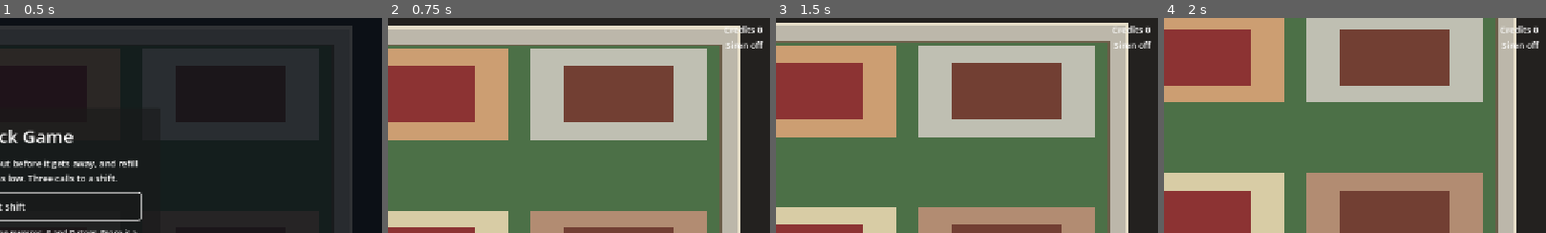
Above: before the commit, frames 1-4 (left to right).
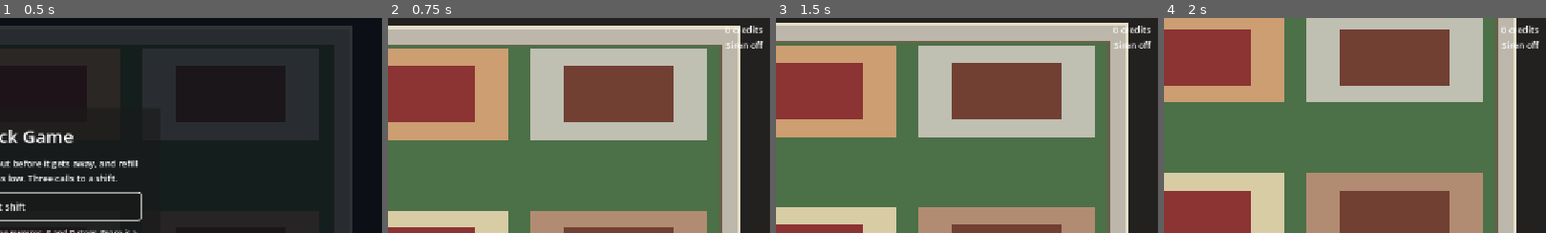
Above: after the commit, the same moments.

Repository: jbone707/firetruckgame
Game: Godot game, scene res://scenes/Main.tscn
Two runs of this game, one before a commit and one after it. Both use one fixed random seed, a clock stepped at 60 frames per second and the inputs below.
Inputs (mouse positions are % of the whole screen's width and height, from its top left):
- Up to frame 1 (0.5 s): no input
- Up to frame 2 (0.75 s): click "Start shift" at 0.5 s
- Up to frame 3 (1.5 s): tap Enter at 1.25 s; move the mouse to (72, 45) at 1.27 s; hold D (steer_right) from 1.28 s (still down); hold W (drive_throttle) from 1.28 s (still down)
- Up to frame 4 (2 s): keep holding D (steer_right); keep holding W (drive_throttle)
The pictures show only the part of the screen within x 50-100%, y 9-59%; the shares and areas given below are measured in that part.

Frame 1 is identical in both runs. In frame 2, 0.2% of the frame differs, in the area x 88-98%, y 3-8%; in frame 3, 0.2%; in frame 4, 0.2%.

Commit message:
Part 3: results, shop and HUD finish
Results screen. The takings are itemised instead of summarised in a sentence:
calls cleared with what they paid, the shift bonus on its own line (labelled
"not earned" and showing 0 credits when it was not), a rule, then the total
banked. A player who cleared two calls and then lost the third keeps the call
money and not the bonus, and the screen now shows that rather than leaving them
to do the arithmetic. One primary action, "Start another shift", which takes
focus; the shop sits below it.

Shop. States what it does in numbers, "Tank capacity 100 to 125 units", its
price and the player's balance, and exactly three button states in words: "Buy
bigger tank", "Owned", "Not enough credits". Disabled in the last two, never
hidden, because a control that vanishes when you cannot afford it leaves the
player wondering whether they missed something. The rule is a static function,
GameUI.upgrade_button_state, so what the player is allowed to do can be checked
without building a scene, and owned deliberately beats broke.

Keyboard. Each panel focuses its primary button when it opens, so Enter
activates the obvious thing. Escape now backs out of the shop to the results
screen; it could previously only pause a running game, so from the shop it did
nothing at all. There is no path from Escape into a running game: the shop is
only reachable once a shift is over.

Copy. One formatter for money, GameUI.format_credits, so "350 credits" reads the
same on the HUD and both panels, and "1 credit" is singular. Two stale initial
labels fixed ("Credits 0" and a hardcoded "Time left 2:00"), and GameSession's
underfunded message no longer shows a bare number.

A conflict worth naming: the prompt asked for Title Case buttons, but AGENTS.md
section 10 puts buttons in sentence case and says the decision is settled and
not to reopen it. The instruction was to hold the panels to AGENTS.md's rules,
so AGENTS.md wins and the buttons are sentence case. Panel titles are Title
Case, no terminal periods, and no internal identifier reaches a screen.

Layout at 1280x720 and 960x540 was NOT seen. The anchors were inspected instead:
every HUD element is anchored to a corner or in a container with no fixed pixel
positions, the panels are a CenterContainer around a PanelContainer that sizes
to its content, and project.godot stretches canvas_items with an expand aspect.
That is a reading of the code, not an observation of the screen.

Verified: two new unit methods on the button states and the money formatter,
extending the existing purchase test rather than mirroring it; run_tests.gd 45
methods exit 0; run_physics_tests.gd 54 checks exit 0, the full-shift check
still paying exactly 350 through the rewritten results screen.

Co-Authored-By: Claude Opus 5 <noreply@anthropic.com>

Diff:
--- a/scripts/GameSession.gd
+++ b/scripts/GameSession.gd
@@ -174,7 +174,7 @@
 	if save_manager.tank_upgrade_owned:
 		return "You already own this upgrade"
 	if save_manager.credits < balance.tank_upgrade_cost:
-		return "Not enough credits, you need %d" % balance.tank_upgrade_cost
+		return "Not enough credits, this costs %d credits" % balance.tank_upgrade_cost
 	if not save_manager.purchase_tank_upgrade(balance.tank_upgrade_cost):
 		return "The purchase could not be completed"
 	credits_changed.emit(save_manager.credits)
--- a/scripts/GameUI.gd
+++ b/scripts/GameUI.gd
@@ -41,9 +41,14 @@
 var _results_detail: Label
 var _shop_panel: Control
 var _shop_status: Label
-var _shop_owned: Label
+var _shop_effect: Label
+var _shop_price: Label
 var _buy_button: Button
 var _results_shop_button: Button
+var _results_again_button: Button
+var _results_calls_row: Array
+var _results_bonus_row: Array
+var _results_banked_row: Array
 var _shop_back_button: Button
 
 var _arrow: Control
@@ -137,9 +142,9 @@
 
 	_call_label = _make_label("Call 1 of 3", 18)
 	_call_label.horizontal_alignment = HORIZONTAL_ALIGNMENT_RIGHT
-	_margin_label = _make_label("Time left 2:00")
+	_margin_label = _make_label("Time left 0:00")
 	_margin_label.horizontal_alignment = HORIZONTAL_ALIGNMENT_RIGHT
-	_credits_label = _make_label("Credits 0")
+	_credits_label = _make_label(format_credits(0))
 	_credits_label.horizontal_alignment = HORIZONTAL_ALIGNMENT_RIGHT
 	_siren_label = _make_label("Siren off")
 	_siren_label.horizontal_alignment = HORIZONTAL_ALIGNMENT_RIGHT
@@ -245,13 +250,47 @@
 	_results_detail.horizontal_alignment = HORIZONTAL_ALIGNMENT_CENTER
 	rows.add_child(_results_detail)
 
+	# The takings, itemised. One line each, label left and figure right, so the
+	# bonus is visibly a separate thing that was or was not earned rather than a
+	# number folded into a total the player has to take on trust.
+	_results_calls_row = _make_figure_row()
+	_results_bonus_row = _make_figure_row()
+	_results_banked_row = _make_figure_row()
+	rows.add_child(_results_calls_row[0])
+	rows.add_child(_results_bonus_row[0])
+	rows.add_child(_make_rule())
+	rows.add_child(_results_banked_row[0])
+
+	# One clear next action. Starting another shift is what a player almost
+	# always wants, so it is the primary and it takes focus; the shop is the
+	# considered choice and sits below it.
+	_results_again_button = _make_button("Start another shift")
+	_results_again_button.pressed.connect(func() -> void: start_shift_pressed.emit())
+	rows.add_child(_results_again_button)
+
 	_results_shop_button = _make_button("Open the shop")
 	_results_shop_button.pressed.connect(func() -> void: open_shop_pressed.emit())
 	rows.add_child(_results_shop_button)
 
-	var again_button: Button = _make_button("Start another shift")
-	again_button.pressed.connect(func() -> void: start_shift_pressed.emit())
-	rows.add_child(again_button)
+
+## A label on the left and a figure on the right, the pattern every money line
+## on the results screen uses so the numbers form a column.
+func _make_figure_row() -> Array:
+	var row := HBoxContainer.new()
+	var label := _make_label("")
+	label.size_flags_horizontal = Control.SIZE_EXPAND_FILL
+	var figure := _make_label("")
+	figure.horizontal_alignment = HORIZONTAL_ALIGNMENT_RIGHT
+	row.add_child(label)
+	row.add_child(figure)
+	return [row, label, figure]
+
+
+func _make_rule() -> Control:
+	var rule := ColorRect.new()
+	rule.color = Color(1.0, 1.0, 1.0, 0.18)
+	rule.custom_minimum_size = Vector2(0.0, 1.0)
+	return rule
 
 
 func _build_shop_panel() -> void:
@@ -260,14 +299,16 @@
 	var rows: VBoxContainer = built[1]
 
 	var description := _make_label(
-		"Bigger tank. Adds 25 percent to your water capacity, permanently."
-		+ " It applies from your next shift."
+		"A bigger water tank, bought once and kept. It applies from your next shift."
 	)
 	description.autowrap_mode = TextServer.AUTOWRAP_WORD_SMART
 	rows.add_child(description)
 
-	_shop_owned = _make_label("")
-	rows.add_child(_shop_owned)
+	# What it does and what it costs, in numbers, above the button that does it.
+	_shop_effect = _make_label("", 18)
+	rows.add_child(_shop_effect)
+	_shop_price = _make_label("")
+	rows.add_child(_shop_price)
 
 	_buy_button = _make_button("Buy bigger tank")
 	_buy_button.pressed.connect(func() -> void: buy_upgrade_pressed.emit())
@@ -302,30 +343,86 @@
 	_shop_panel.visible = false
 
 
-func show_results(succeeded: bool, reason: String, earned: int, total: int) -> void:
+## reason is a sentence from GameSession saying how the shift ended. calls_pay
+## and bonus_pay are shown separately because they are earned separately: a
+## player who cleared two calls and then lost the third keeps the call money and
+## not the bonus, and the screen should make that obvious rather than arithmetic.
+func show_results(
+	succeeded: bool,
+	reason: String,
+	calls_completed: int,
+	total_calls: int,
+	calls_pay: int,
+	bonus_pay: int,
+	banked: int
+) -> void:
 	_hud.visible = false
 	_menu_panel.visible = false
 	_results_panel.visible = true
 	_shop_panel.visible = false
+
 	_results_title.text = "Shift Complete" if succeeded else "Shift Over"
-	_results_detail.text = "%s. You earned %d credits this shift, and have %d." % [
-		reason, earned, total
+	_results_detail.text = "%s. You cleared %d of %d calls." % [
+		reason, calls_completed, total_calls
 	]
-	_focus(_results_shop_button)
-
-
-func show_shop(credits: int, owned: bool, cost: int, status: String) -> void:
+
+	_results_calls_row[1].text = "Calls cleared (%d)" % calls_completed
+	_results_calls_row[2].text = format_credits(calls_pay)
+	_results_bonus_row[1].text = (
+		"Shift bonus" if bonus_pay > 0 else "Shift bonus (not earned)"
+	)
+	_results_bonus_row[2].text = format_credits(bonus_pay)
+	_results_banked_row[1].text = "Banked in total"
+	_results_banked_row[2].text = format_credits(banked)
+
+	_focus(_results_again_button)
+
+
+## The shop has exactly three states and each one is a word on the button, never
+## a colour and never a hidden control: a button that disappears when you cannot
+## afford it leaves the player wondering whether they missed something.
+func show_shop(
+	credits: int, owned: bool, cost: int, status: String, capacity: float, multiplier: float
+) -> void:
 	_hud.visible = false
 	_menu_panel.visible = false
 	_results_panel.visible = false
 	_shop_panel.visible = true
-	_shop_owned.text = (
-		"Owned. Your tank is already the bigger one." if owned
-		else "Cost %d credits. You have %d." % [cost, credits]
-	)
-	_buy_button.disabled = owned or credits < cost
+
+	_shop_effect.text = "Tank capacity %d to %d units" % [
+		int(round(capacity)), int(round(capacity * multiplier))
+	]
+	_shop_price.text = "Price %s. You have %s." % [
+		format_credits(cost), format_credits(credits)
+	]
+
+	var button: Dictionary = upgrade_button_state(owned, credits, cost)
+	_buy_button.text = button["text"]
+	_buy_button.disabled = button["disabled"]
+
 	_shop_status.text = status
 	_focus(_shop_back_button if _buy_button.disabled else _buy_button)
+
+
+## The shop button's three states, as a rule rather than as branches buried in a
+## layout function, so what the player is allowed to do can be checked without
+## building a scene. Returns { "text": String, "disabled": bool }.
+##
+## Owned wins over affordability: a player who already owns the upgrade and
+## happens to be short of credits should be told they own it, not that they
+## cannot afford something they already have.
+static func upgrade_button_state(owned: bool, credits: int, cost: int) -> Dictionary:
+	if owned:
+		return {"text": "Owned", "disabled": true}
+	if credits < cost:
+		return {"text": "Not enough credits", "disabled": true}
+	return {"text": "Buy bigger tank", "disabled": false}
+
+
+## The one place credits are turned into words. Everything that shows money
+## calls this, so "350 credits" reads the same on every screen.
+static func format_credits(amount: int) -> String:
+	return "1 credit" if amount == 1 else "%d credits" % amount
 
 
 # ---------------------------------------------------------------------------
@@ -368,7 +465,7 @@
 
 
 func set_credits(credits: int) -> void:
-	_credits_label.text = "Credits %d" % credits
+	_credits_label.text = format_credits(credits)
 
 
 func set_siren(active: bool) -> void:
--- a/scripts/Main.gd
+++ b/scripts/Main.gd
@@ -143,6 +143,15 @@
 	# nothing rather than opening a pause overlay over a menu.
 	if event.is_action_pressed("pause") and _session.state == GameSession.State.PLAYING:
 		_set_paused(not get_tree().paused)
+		get_viewport().set_input_as_handled()
+		return
+
+	# Escape backs out of the shop to the results screen it was opened from. It
+	# must never drop the player into a running game: the shop is only reachable
+	# once a shift is already over, and close_shop() returns to RESULTS, so there
+	# is no path from here into PLAYING.
+	if event.is_action_pressed("pause") and _session.state == GameSession.State.SHOP:
+		_on_close_shop_pressed()
 		get_viewport().set_input_as_handled()
 		return
 
@@ -301,7 +310,9 @@
 		_session.get_credits(),
 		_session.has_tank_upgrade(),
 		_session.balance.tank_upgrade_cost,
-		_shop_status
+		_shop_status,
+		_session.balance.tank_capacity,
+		_session.balance.tank_upgrade_multiplier
 	)
 
 
@@ -318,10 +329,16 @@
 			_ui.set_prompt("")
 		GameSession.State.RESULTS:
 			_set_paused(false)
+			var calls_pay: int = (
+				_session.completed_calls * _session.balance.credits_per_call
+			)
 			_ui.show_results(
 				_session.last_shift_succeeded,
 				_session.last_shift_reason,
-				_session.credits_earned_this_shift,
+				_session.completed_calls,
+				_session.balance.calls_per_shift,
+				calls_pay,
+				_session.credits_earned_this_shift - calls_pay,
 				_session.get_credits()
 			)
 		GameSession.State.SHOP:
--- a/tests/test_session_and_save.gd
+++ b/tests/test_session_and_save.gd
@@ -385,3 +385,49 @@
 	assert_eq(after.credits, 0, "a negative balance is clamped to zero on write")
 
 	_clear_save_files()
+
+
+## The shop button the player actually sees, alongside the purchase rule above.
+## Three states, each a word rather than a colour, and the button is disabled in
+## two of them rather than hidden: a control that vanishes when you cannot
+## afford it leaves the player wondering whether they missed something.
+func test_the_shop_button_states_match_the_purchase_rule() -> void:
+	var GameUIScript: GDScript = load("res://scripts/GameUI.gd")
+	var cost: int = 200
+
+	var affordable: Dictionary = GameUIScript.upgrade_button_state(false, cost, cost)
+	assert_eq(affordable["text"], "Buy bigger tank", "exactly enough credits can buy")
+	assert_false(affordable["disabled"], "and the button is live")
+
+	var poor: Dictionary = GameUIScript.upgrade_button_state(false, cost - 1, cost)
+	assert_eq(poor["text"], "Not enough credits", "one credit short says so in words")
+	assert_true(poor["disabled"], "and the button is disabled, not hidden")
+
+	var owned: Dictionary = GameUIScript.upgrade_button_state(true, cost * 5, cost)
+	assert_eq(owned["text"], "Owned", "an owned upgrade says owned")
+	assert_true(owned["disabled"], "and cannot be bought again")
+
+	# Owned wins over affordability, so a rich owner is never told they are poor.
+	var owned_and_poor: Dictionary = GameUIScript.upgrade_button_state(true, 0, cost)
+	assert_eq(owned_and_poor["text"], "Owned", "owned beats broke")
+
+	# And the states line up with what GameSession would actually do.
+	var harness: Harness = _make_harness()
+	harness.save.credits = harness.balance.tank_upgrade_cost - 1
+	var refused: String = harness.session.purchase_tank_upgrade()
+	assert_true(
+		GameUIScript.upgrade_button_state(
+			false, harness.save.credits, harness.balance.tank_upgrade_cost
+		)["disabled"],
+		"the button is disabled in exactly the case the session refuses: %s" % refused
+	)
+	harness.destroy()
+	_clear_save_files()
+
+
+## Money reads the same everywhere it is shown.
+func test_credits_are_formatted_the_same_way_on_every_screen() -> void:
+	var GameUIScript: GDScript = load("res://scripts/GameUI.gd")
+	assert_eq(GameUIScript.format_credits(350), "350 credits", "the usual case")
+	assert_eq(GameUIScript.format_credits(0), "0 credits", "nothing earned still reads in credits")
+	assert_eq(GameUIScript.format_credits(1), "1 credit", "and one is singular")
